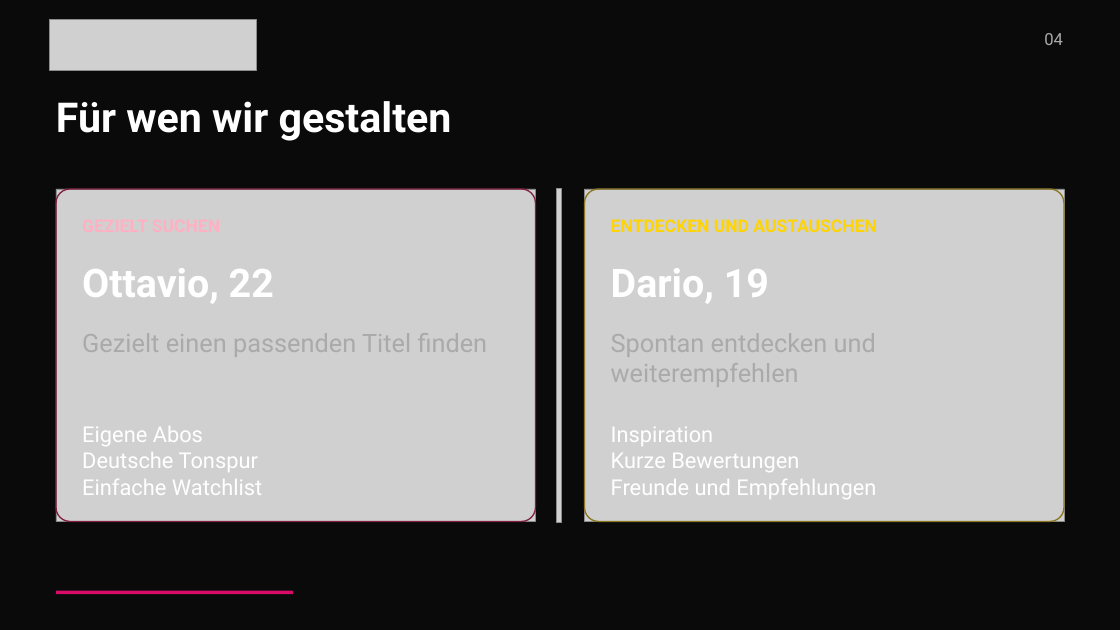
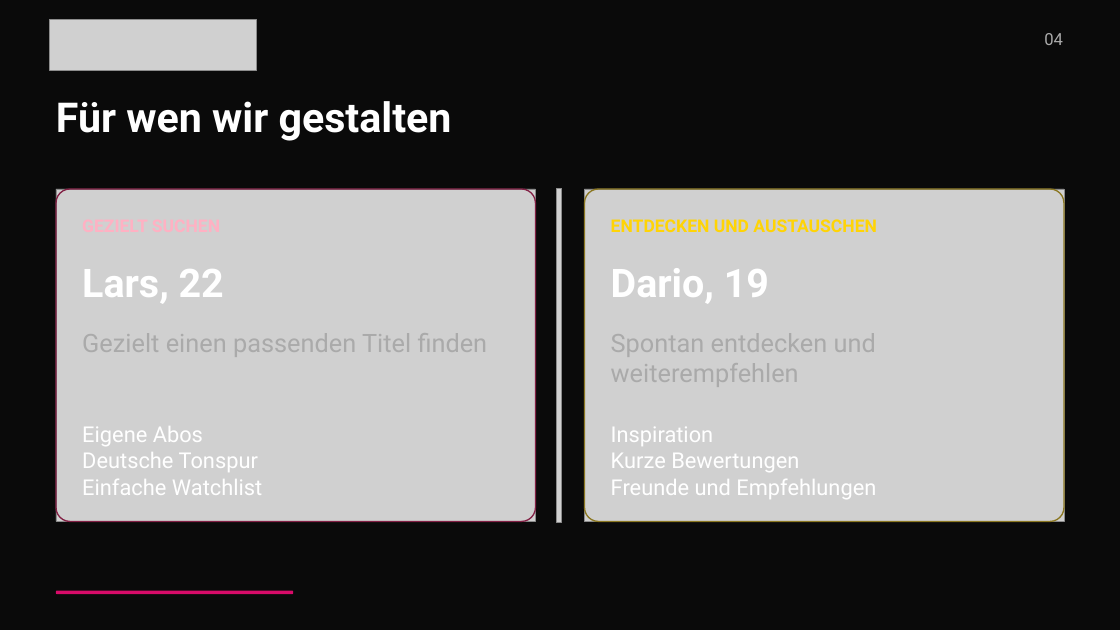
Before and after one commit to HardBoss07/wiss-docs, a slide deck: slide 4 of docs/M322/Projektarbeit/WatchMatch/WatchMatch_Powerpoint.pptx. Drawn at 1120x630 pixels with LibreOffice and Linux fonts; fonts in the diff are those of the drawing; grey boxes stand for pictures. Boxes give left, top, right and bottom in pixels: in the first picture for what was removed or moved away, otherwise in the second. Text is boxed around its words. In the diff, an @@ line names an element or a change of style, - is before the commit and + after.

```diff
--- a/docs/M322/Projektarbeit/WatchMatch/WatchMatch_Powerpoint.pptx
+++ b/docs/M322/Projektarbeit/WatchMatch/WatchMatch_Powerpoint.pptx
@@ text at (x1=82, y1=269, x2=224, y2=303): text changed @@
-Ottavio, 22
+Lars, 22
```
Also in this commit, not shown: 8 other slides changed, 1 slide added, 6 slides removed, 5 other files.
